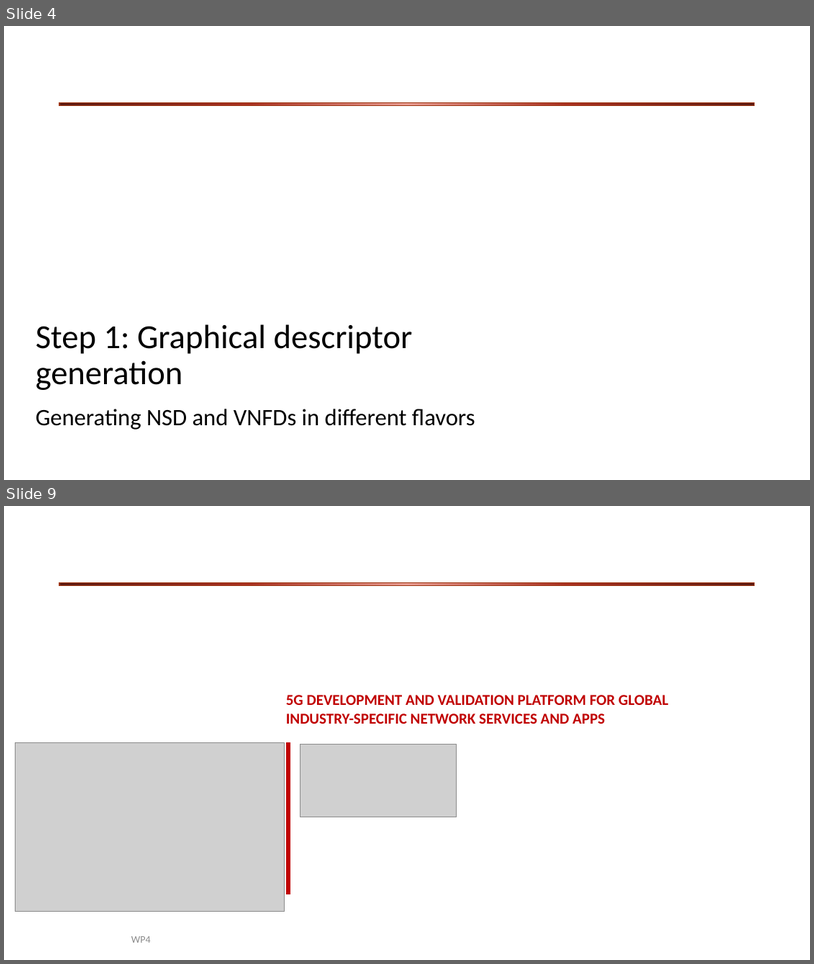
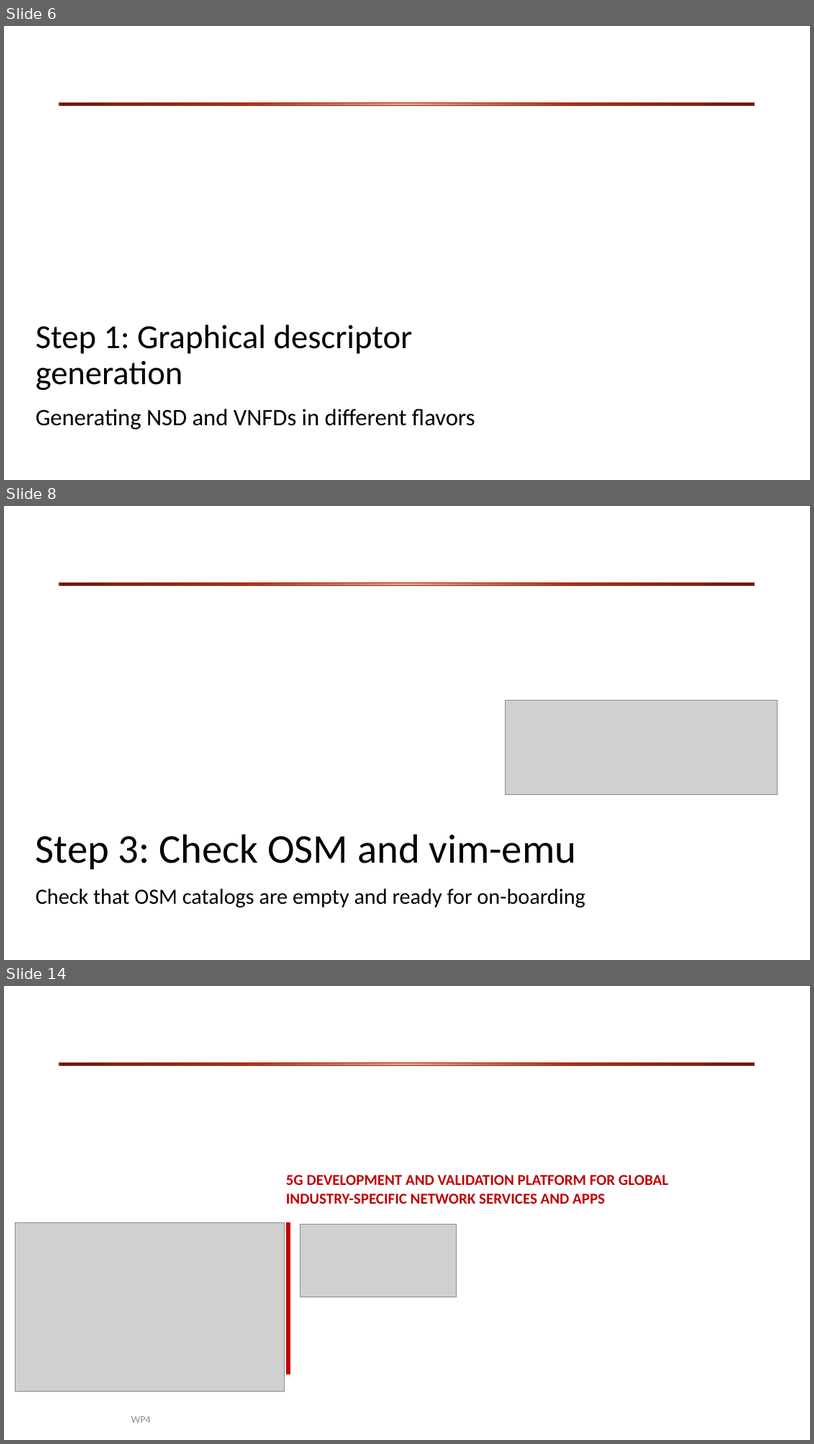
Before and after one commit to CN-UPB/demo-multi-platform-nfv-sdk, a slide deck: slides/video-slides.pptx. Shown one above the other, each under a label of ours: slides 4 and 9 before the commit, slides 6, 8 and 14 after it; the slides between them are not shown. The pictures are 814x964 and 814x1444 pixels, drawn with LibreOffice and Linux fonts; fonts in the diff are those of the drawing; grey boxes stand for pictures; background and template pictures are left out. Boxes give left, top, right and bottom in pixels: in the first picture for what was removed or moved away, otherwise in the second. Text is boxed around its words. In the diff, an @@ line names an element or a change of style, - is before the commit and + after.

```diff
--- a/slides/video-slides.pptx
+++ b/slides/video-slides.pptx
@@ slide 8 added at (4, 506, 810, 960), background #FFFFFF; not listed: 1 template element that a slide beside it also shows @@
@@ picture added at (506, 700, 778, 795) @@
@@ title added at (36, 834, 576, 869), 48.6 pt, text #000000 @@
+Step 3: Check OSM and vim-emu
@@ subtitle added at (36, 888, 585, 908), 25.9 pt, text #000000 @@
+Check that OSM catalogs are empty and ready for on-boarding
@@ what was slide 4 is now slide 6 @@
@@ what was slide 9 is now slide 14 @@
```
Also in this commit, not shown: 6 slides changed, 4 other slides added.
